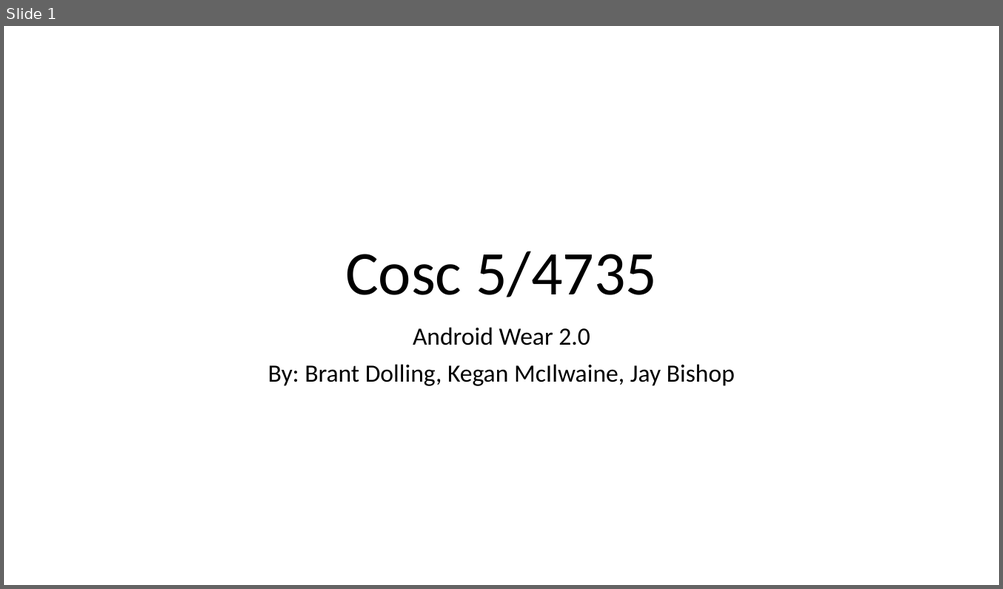
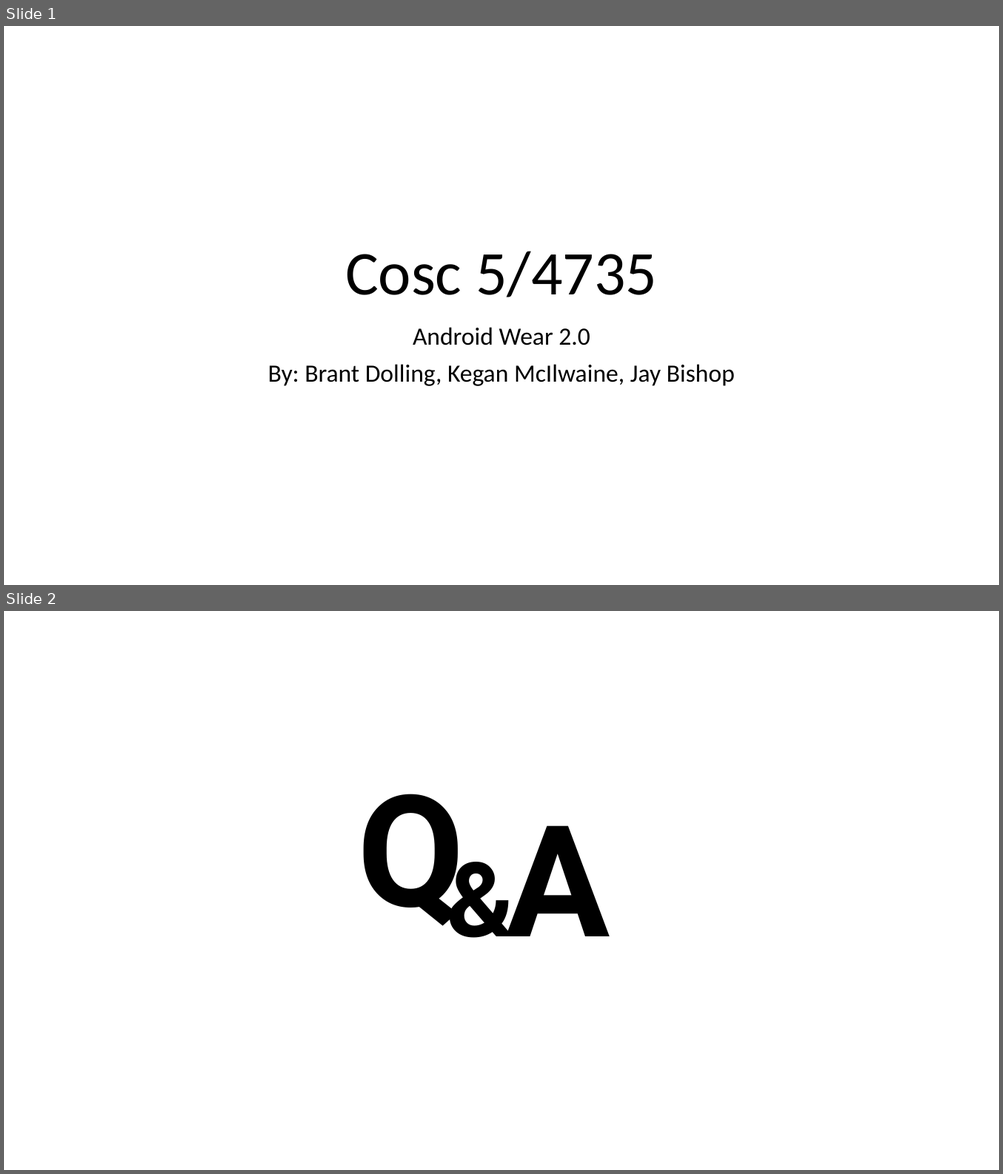
Before and after one commit to JayCBishop/COSC4735_Presentation, a slide deck: Presentation.pptx. Shown one above the other, each under a label of ours: slide 1 before the commit, slides 1 and 2 after it. The pictures are 1003x589 and 1003x1174 pixels, drawn with LibreOffice and Linux fonts; fonts in the diff are those of the drawing. Boxes give left, top, right and bottom in pixels: in the first picture for what was removed or moved away, otherwise in the second. Text is boxed around its words. In the diff, an @@ line names an element or a change of style, - is before the commit and + after.

Commit message:
Added Ward's patented Q and A slide

```diff
--- a/Presentation.pptx
+++ b/Presentation.pptx
@@ slide 2 added at <box>4,611,999,1170</box>, background #FFFFFF @@
@@ text added at <box>358,794,465,937</box>, 150 pt, text #000000, bold @@
+Q
@@ text added at <box>439,829,580,962</box>, 100 pt, text #000000, bold @@
+&
@@ text added at <box>505,826,609,937</box>, 150 pt, text #000000, bold @@
+A
```
